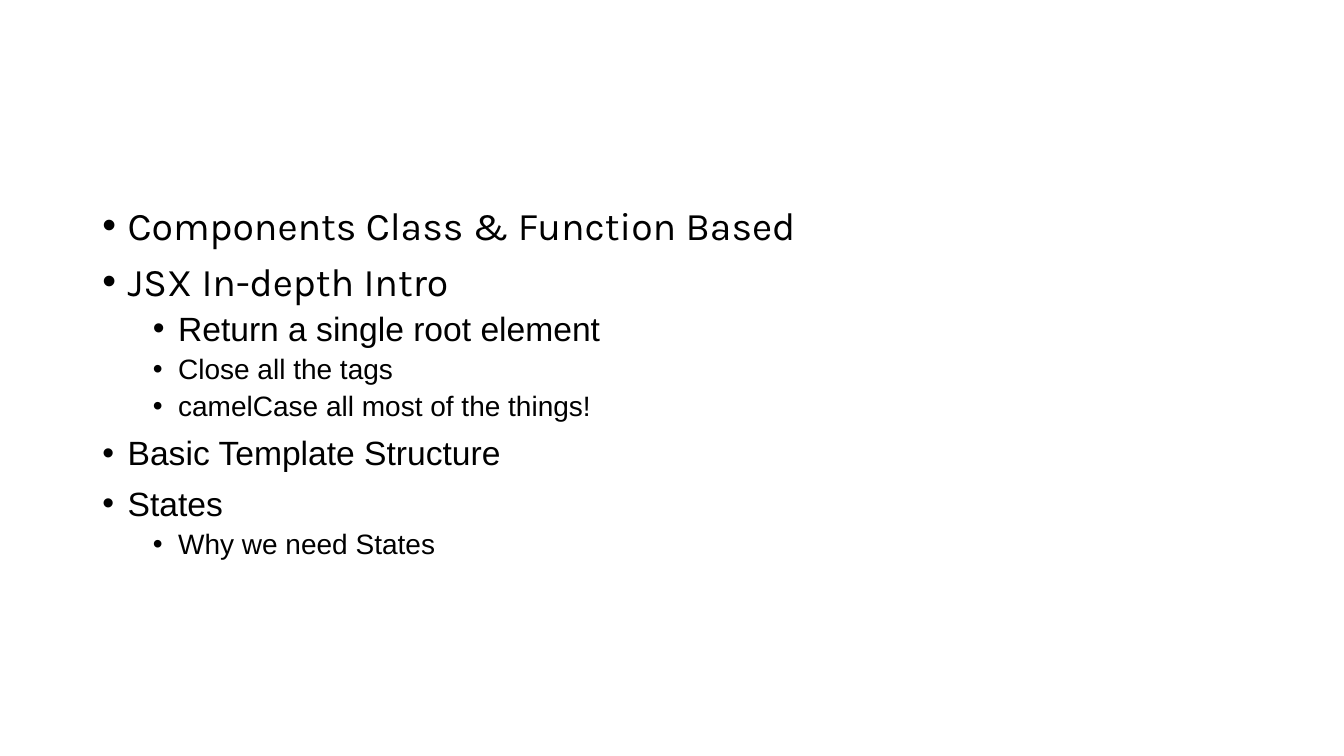
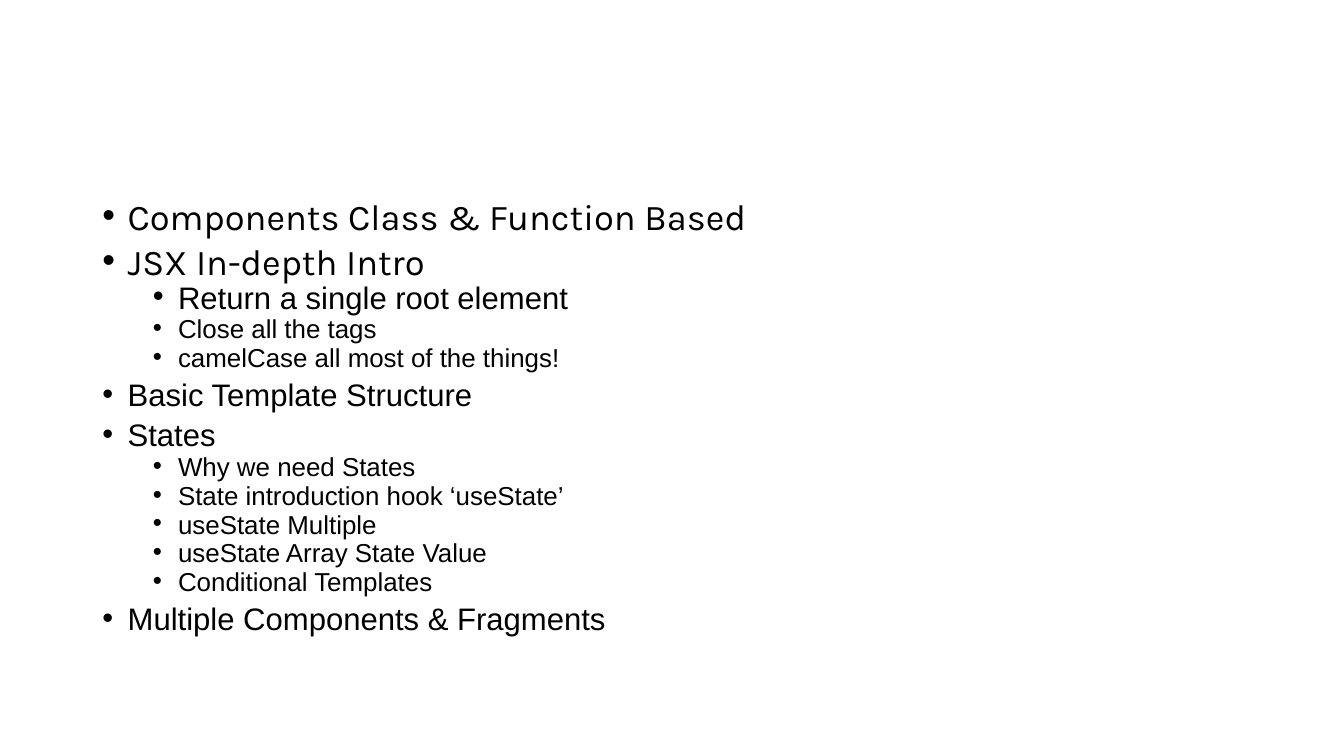
Before and after one commit to PiyushChaturvedii/Batch05, a slide deck: slide 4 of react/react.pptx. Drawn at 1344x756 pixels with LibreOffice and Linux fonts; fonts in the diff are those of the drawing. Boxes give left, top, right and bottom in pixels: in the first picture for what was removed or moved away, otherwise in the second. Text is boxed around its words. In the diff, an @@ line names an element or a change of style, - is before the commit and + after.

Commit message:
state

```diff
--- a/react/react.pptx
+++ b/react/react.pptx
@@ text at (x1=128, y1=205, x2=746, y2=482): size 28 to 25.9 pt in "Components Class & Function Based", "JSX In-depth Intro"; size 24 to 22.2 pt in "Return a single root element", "Basic Template Structure", "States"; size 20 to 18.5 pt in "Close all the tags", "camelCase all most of the things!", "Why we need States"; line spacing 0.9 to 0.7 @@
@@ text at (x1=128, y1=486, x2=605, y2=637): paragraphs added @@
+  • State introduction hook ‘useState’
+  • useState Multiple
+  • useState Array State Value
+  • Conditional Templates
+• Multiple Components & Fragments
```
Also in this commit, not shown: 30 other files.
